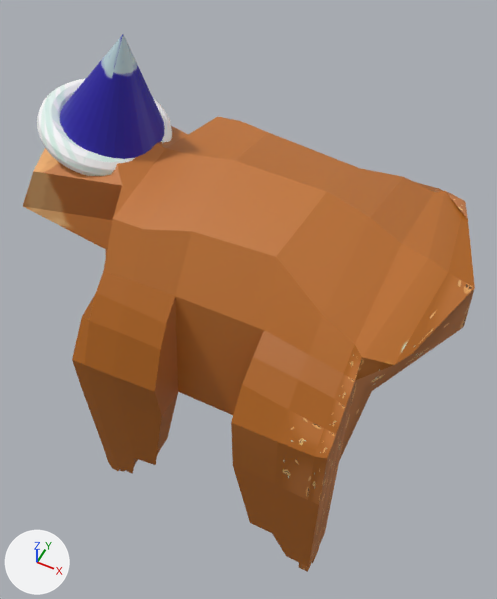
Renders of the FBX model SlothWars/Assets/Resources/3D Models/sloth_wizard.fbx from each side of a commit.
One viewpoint serves both versions: a camera (50 mm lens) standing at (0.0172, -0.0331, 0.0617) and looking at (0.0002, 0.0009, 0.0193). Lighting does not change. The marker at lower left points along +X, +Y and +Z. Where no turn or scale is listed for an object, it has been applied to the vertices.
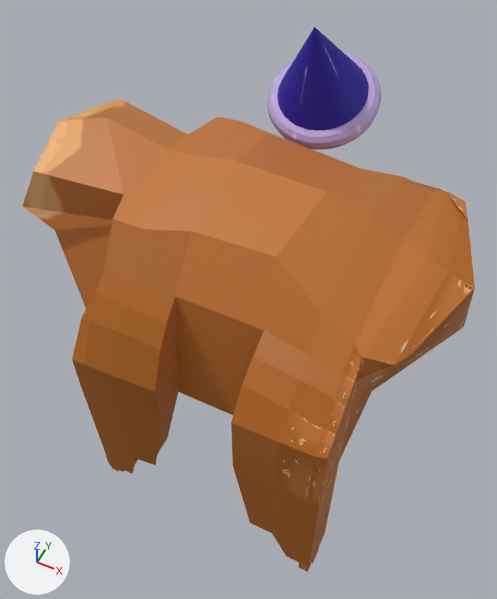
The newer file is also turned or shifted as a whole; pictures and numbers use the older file's frame.

What differs and where, as boxes (x1, y1, x2, y2) in the pictures (497 x 599 px; the box of a moved part takes in the faces that stretch with it):
'Cube', reshaped (12% shorter): before (23, 34, 475, 572); after (23, 98, 475, 572)
'Cone', added (blue): after (267, 27, 381, 150)
part 1 of me_cube, deleted: before (37, 78, 172, 176)
part 2 of me_cube, deleted (blue): before (60, 34, 165, 159)
part 3 of me_cube, moved or reshaped: before (23, 126, 188, 220); after (23, 98, 188, 220)
part 4 of me_cube, moved or reshaped: before (23, 206, 113, 254); after (23, 206, 113, 309)

Patch to the scene script:
```diff
--- a/SlothWars/Assets/Resources/3D Models/sloth_wizard.fbx.py
+++ b/SlothWars/Assets/Resources/3D Models/sloth_wizard.fbx.py
@@ img_gorro_wizard_png @@
+img_gorro_wizard_png = load_image('gorro_wizard.png', '../Blend/gorro_wizard.png', 1024, 1024, 'sRGB')
@@ mat_none__gorro_wizard_png @@
+mat_none__gorro_wizard_png = principled_material('None__gorro_wizard_png')
+mat_none__gorro_wizard_png.texture = img_gorro_wizard_png
+mat_none__gorro_wizard_png.roughness = 0.649
@@ me_cube @@
 # used by ob_cube; location = (0.0, 0.00306, 0.0); rotation_euler = (0.0, 0.0, 1.571), in degrees (0, 0, 90); scale = (-0.01, -0.01, -0.01)
 # verts and faces of me_cube; kept vertices keep their numbers, new ones are numbered from 923
 # before: 7 (0.61, -0.76, -3.12) at pixel (122, 185), 26 (0.17, -1.17, -3.32)
 # before: 33 (0.62, -1.03, -2.39) at pixel (105, 249)
-me_cube.from_pydata(...)  # 923 vertices, 921 faces; spans x -1.21..1.52, y -1.88..1.69, z -3.98..-0.3
-me_cube.materials.append(mat_material__blau)  # picture img_gorro_cono_png
+me_cube.from_pydata(...)  # 314 vertices, 312 faces; spans x -1.21..1.52, y -1.88..1.69, z -3.29..-0.3
+# me_cube part 1: the loose piece of 576 vertices spanning x -0.35..0.65, y -1.68..-0.72, z -3.39..-2.98 is deleted
+# me_cube part 2: the loose piece of 33 vertices spanning x -0.24..0.55, y -1.51..-0.75, z -3.98..-3.11 is deleted
+# me_cube part 3
+verts[7] = (0.61, -0.76, -3.04)  # moved, pixel (123, 194)
+verts[26] = (0.17, -1.17, -3.29)  # moved, pixel (106, 117)
+# me_cube part 4
+verts[33] = (0.64, -1.5, -2.41)  # moved, pixel (54, 230)
 me_cube.materials.append(mat_material__engendro)
-me_cube.materials.append(mat_material__gorro_base_png)  # picture img_gorro_base_png
@@ me_cone @@
+me_cone.from_pydata(...)  # 609 vertices, 609 faces; spans x -0.00456..0.00456, y -0.00251..0.00602, z -0.00645..0.00336
+me_cone.materials.append(mat_none__gorro_wizard_png)  # picture img_gorro_wizard_png
@@ ob_cone @@
+ob_cone = bpy.data.objects.new('Cone', me_cone)
+ob_cone.location = (0.00064, 0.01175, 0.03521)
```
